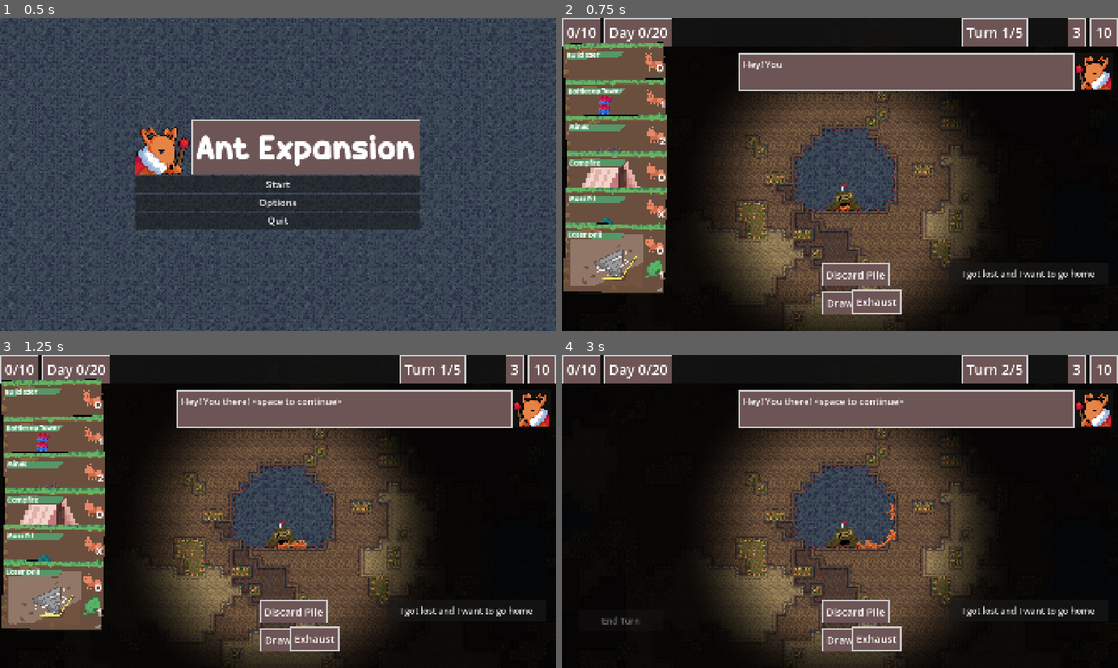
Above: before the commit, frames 1-4 (two rows, left to right).
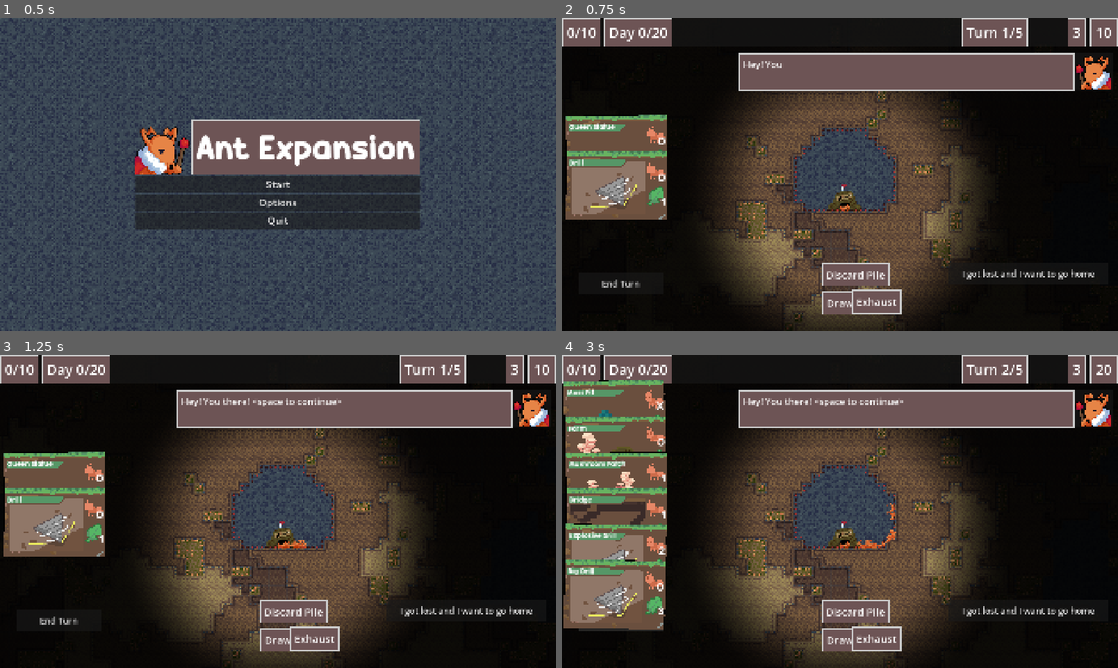
Above: after the commit, the same moments.

Repository: zunda-arrow/pizza-jam-16
Game: Godot game, scene res://menu/menu.tscn
The game is run twice, just before and just after one commit, with the same random seed, the same clock (stepped at 60 frames per second) and the same inputs. The engine's default icon, where the game draws it, is replaced by a stand-in: a white triangle on a blue panel in a dark square.
Inputs:
- Up to frame 1 (0.5 s): no input
- Up to frame 2 (0.75 s): click "Start" at 0.5 s
- Up to frame 3 (1.25 s): no input
- Up to frame 4 (3 s): click "I got lost and I want to go h…" at 1.25 s; click "I got lost and I want to go h…" at 2 s; click "End Turn" at 2.75 s

Frame 1 is identical in both runs. In frame 2, 10% of the frame differs, in the area x 0-19%, y 7-88%; in frame 3, 10%; in frame 4, 14%, in the area x 0-98%, y 3-89%.

Commit message:
Add starter deck

Diff:
--- a/game/arena.gd
+++ b/game/arena.gd
@@ -325,9 +325,14 @@
 
 	start_turn()
 
-func start_turn():
+func start_turn(initial_hand: Array[CardResource.Card] = []):
 	%Camera.make_active()
-	draw(DEFAULT_HAND)
+	if len(initial_hand) == 0:
+		draw(DEFAULT_HAND)
+	else:
+		hand = initial_hand
+		for card in initial_hand:
+			%PlayCards.draw_card(card)
 
 	# Reset energy to maximum
 	energy = 3
@@ -340,7 +345,7 @@
 
 	%EndTurnButton.disabled = false
 
-func start_day(deck: Array[CardResource.Card]) -> void:
+func start_day(deck: Array[CardResource.Card], initial_hand: Array[CardResource.Card] = []) -> void:
 	energy = 3
 	ants = 0
 	eff = 0
@@ -352,7 +357,7 @@
 		if s.structure.resource.structure_name == "TV":
 			s.magic_number += 1
 
-	start_turn()
+	start_turn(initial_hand)
 
 func money_passthrough(value: int):
 	money_earned.emit(value)
@@ -362,10 +367,9 @@
 	for card in to_roll:
 		cards.append(AllCards.cards[
 			rng.rand_weighted(
-				AllCards.resources.map(func(card): return card.rarity)
+				AllCards.resources.map(func(c): return c.rarity)
 			)
 		])
-	for card in cards:
 		card_earned.emit(card)
 	%CardReward.set_cards(cards)
 	%CardReward.show()
--- a/game/game.gd
+++ b/game/game.gd
@@ -2,13 +2,15 @@
 class_name Game
 
 signal turn_start
-signal day_start(deck: Array[CardResource.Card])
+signal day_start(deck: Array[CardResource.Card], initial_deck: Array[CardResource.Card])
 signal shop_start
 
 signal game_won
 signal game_over
 
 @export var number_of_days = 20
+@export var starter_deck: Array[CardResource] = []
+@export var day_1_hand: Array[CardResource] = []
 
 var deck: Array[CardResource.Card] = []
 var money: int:
@@ -29,7 +31,7 @@
 	loop_music()
 
 func _ready() -> void:
-	for c in AllCards.resources:
+	for c in starter_deck:
 		deck.push_back(c.new())
 
 	%Shop.get_money = get_money
@@ -38,7 +40,10 @@
 	start_game()
 
 func start_game() -> void:
-	day_start.emit(deck) # Day start also starts a turn.
+	var initial_hand: Array[CardResource.Card] = []
+	for c in day_1_hand:
+		initial_hand.append(c.new())
+	day_start.emit(deck, initial_hand) # Day start also starts a turn.
 	%Toolbar.daily_goal = calculate_daily_goal(day)
 	%Toolbar.in_game = true
 
--- a/game/game.tscn
+++ b/game/game.tscn
@@ -1,15 +1,29 @@
 [gd_scene format=3 uid="uid://b5pqkeu4bwhib"]
 
 [ext_resource type="Script" uid="uid://cnf5udhk03rug" path="res://game/game.gd" id="1_l1rk1"]
+[ext_resource type="Script" uid="uid://cc7jv6lf85ucq" path="res://resources/card.gd" id="2_j8tme"]
 [ext_resource type="PackedScene" uid="uid://c6nce3c3m58nq" path="res://game/Arena.tscn" id="2_vasa2"]
+[ext_resource type="Resource" uid="uid://cpmkqxu5gj8h4" path="res://resources/cards/drill.tres" id="3_3vho3"]
 [ext_resource type="PackedScene" uid="uid://bkcrj2gp4i7ud" path="res://shop/shop.tscn" id="3_h7iqs"]
+[ext_resource type="Resource" uid="uid://0g1wsirh24lo" path="res://resources/cards/bridge.tres" id="4_pxxsx"]
+[ext_resource type="Resource" path="res://resources/cards/queen_statue.tres" id="4_qf6n1"]
 [ext_resource type="PackedScene" uid="uid://dj3jbeehx5vb8" path="res://game/Toolbar.tscn" id="5_dakft"]
 [ext_resource type="AudioStream" uid="uid://l3nopiv3qu1d" path="res://assets/sound/ant_music.mp3" id="5_dxrkv"]
-[ext_resource type="PackedScene" uid="uid://doqybkdebhs4x" path="res://game/TextBox.tscn" id="5_u5opy"]
-[ext_resource type="Script" uid="uid://blt2dk4ix40hj" path="res://game/manage_tutorial.gd" id="7_u5opy"]
+[ext_resource type="PackedScene" path="res://game/TextBox.tscn" id="5_u5opy"]
+[ext_resource type="Resource" uid="uid://bfnxdw0raclot" path="res://resources/cards/ladder.tres" id="5_u8s88"]
+[ext_resource type="Resource" uid="uid://bbdo26u1juet6" path="res://resources/cards/mushroom-farm.tres" id="6_dxwpq"]
+[ext_resource type="Resource" uid="uid://d6kn2rwfdgtq" path="res://resources/cards/farm.tres" id="7_mhvfb"]
+[ext_resource type="Script" path="res://game/manage_tutorial.gd" id="7_u5opy"]
+[ext_resource type="Resource" uid="uid://dr1ejf82fma5u" path="res://resources/cards/dirt_nap.tres" id="8_5e03w"]
+[ext_resource type="Resource" uid="uid://7mhxuf2pyq7m" path="res://resources/cards/moss-pit.tres" id="9_leid8"]
+[ext_resource type="Resource" uid="uid://dfbqbitlh072e" path="res://resources/cards/shroom_drill.tres" id="10_8bboj"]
+[ext_resource type="Resource" uid="uid://bbin85e4cklb3" path="res://resources/cards/big_drill.tres" id="11_q52ks"]
+[ext_resource type="Resource" uid="uid://d148lxvipod8g" path="res://resources/cards/explosive_drill.tres" id="12_jucfl"]
 
 [node name="Game" type="Node2D" unique_id=1516163044]
 script = ExtResource("1_l1rk1")
+starter_deck = Array[ExtResource("2_j8tme")]([ExtResource("3_3vho3"), ExtResource("3_3vho3"), ExtResource("4_pxxsx"), ExtResource("5_u8s88"), ExtResource("6_dxwpq"), ExtResource("7_mhvfb"), ExtResource("8_5e03w"), ExtResource("9_leid8"), ExtResource("9_leid8"), ExtResource("10_8bboj"), ExtResource("11_q52ks"), ExtResource("12_jucfl")])
+day_1_hand = Array[ExtResource("2_j8tme")]([ExtResource("3_3vho3"), ExtResource("4_qf6n1")])
 
 [node name="ManageTutorial" type="Node" parent="." unique_id=2120524484]
 script = ExtResource("7_u5opy")
